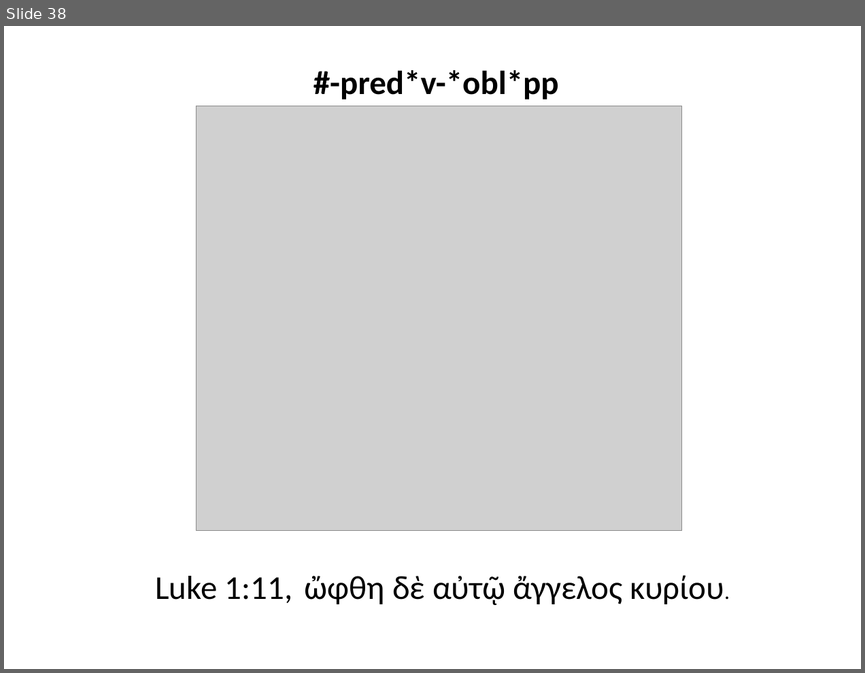
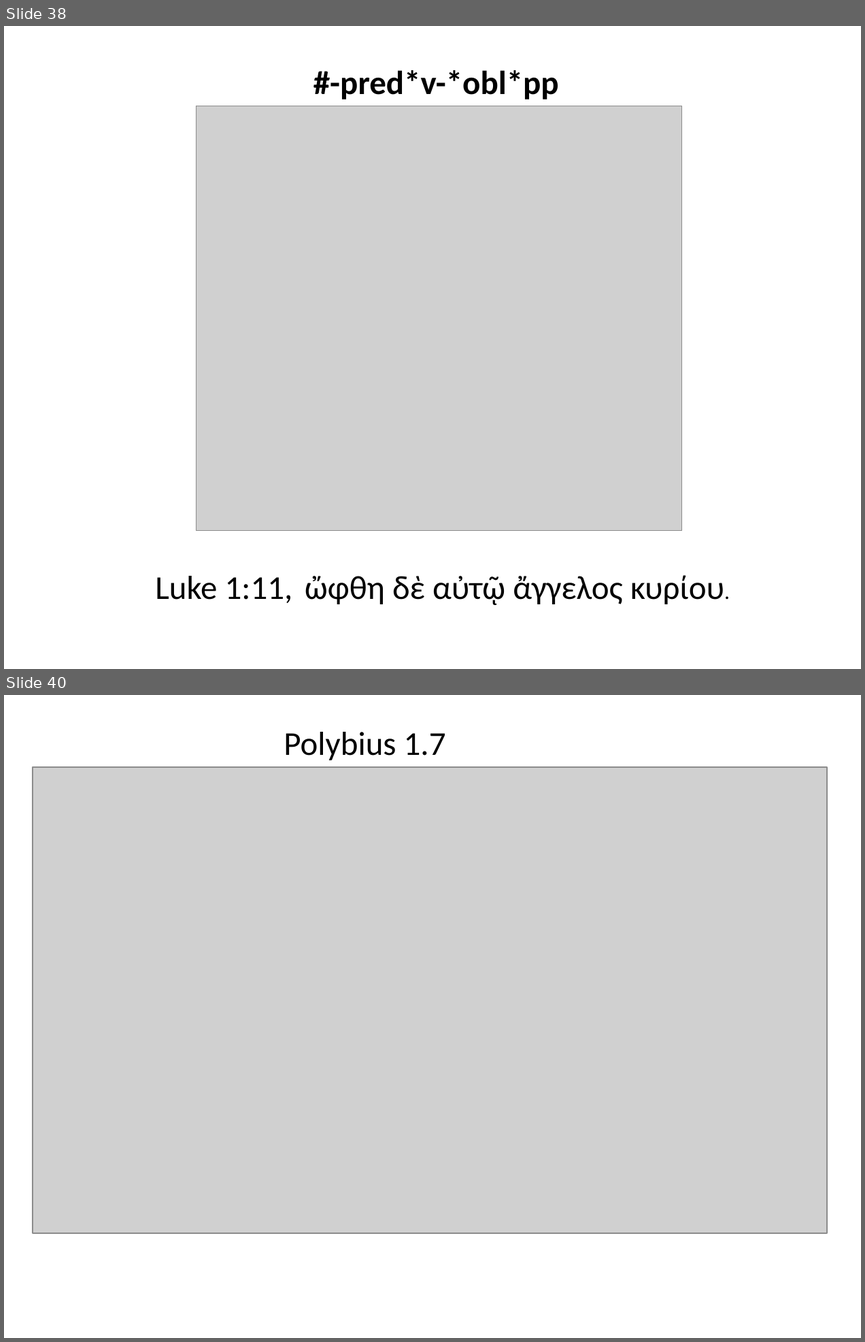
Before and after one commit to rgorman/author_attribution, a slide deck: SBL_talk/sbl_presentation.pptx. Shown one above the other, each under a label of ours: slide 38 before the commit, slides 38 and 40 after it; the slides between them are not shown. The pictures are 865x673 and 865x1342 pixels, drawn with LibreOffice and Linux fonts; fonts in the diff are those of the drawing; grey boxes stand for pictures. Boxes give left, top, right and bottom in pixels: in the first picture for what was removed or moved away, otherwise in the second. Text is boxed around its words. In the diff, an @@ line names an element or a change of style, - is before the commit and + after.

```diff
--- a/SBL_talk/sbl_presentation.pptx
+++ b/SBL_talk/sbl_presentation.pptx
@@ slide 40 added at box(4, 695, 861, 1338), background #FFFFFF @@
@@ text added at box(283, 732, 446, 760), 28 pt, text #000000 @@
+Polybius 1.7
@@ picture added at box(33, 767, 827, 1233) @@
```
Also in this commit, not shown: 4 other slides added, 1 other file.
